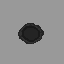
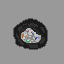
The second 64x64 image is a revision of the first. Changes to its layers:
hid "Paint Layer 2" over [10, 18, 48, 50]
added layer "Paint Layer 3" above "Plastic bottle w/o cap" over [10, 18, 48, 50]
